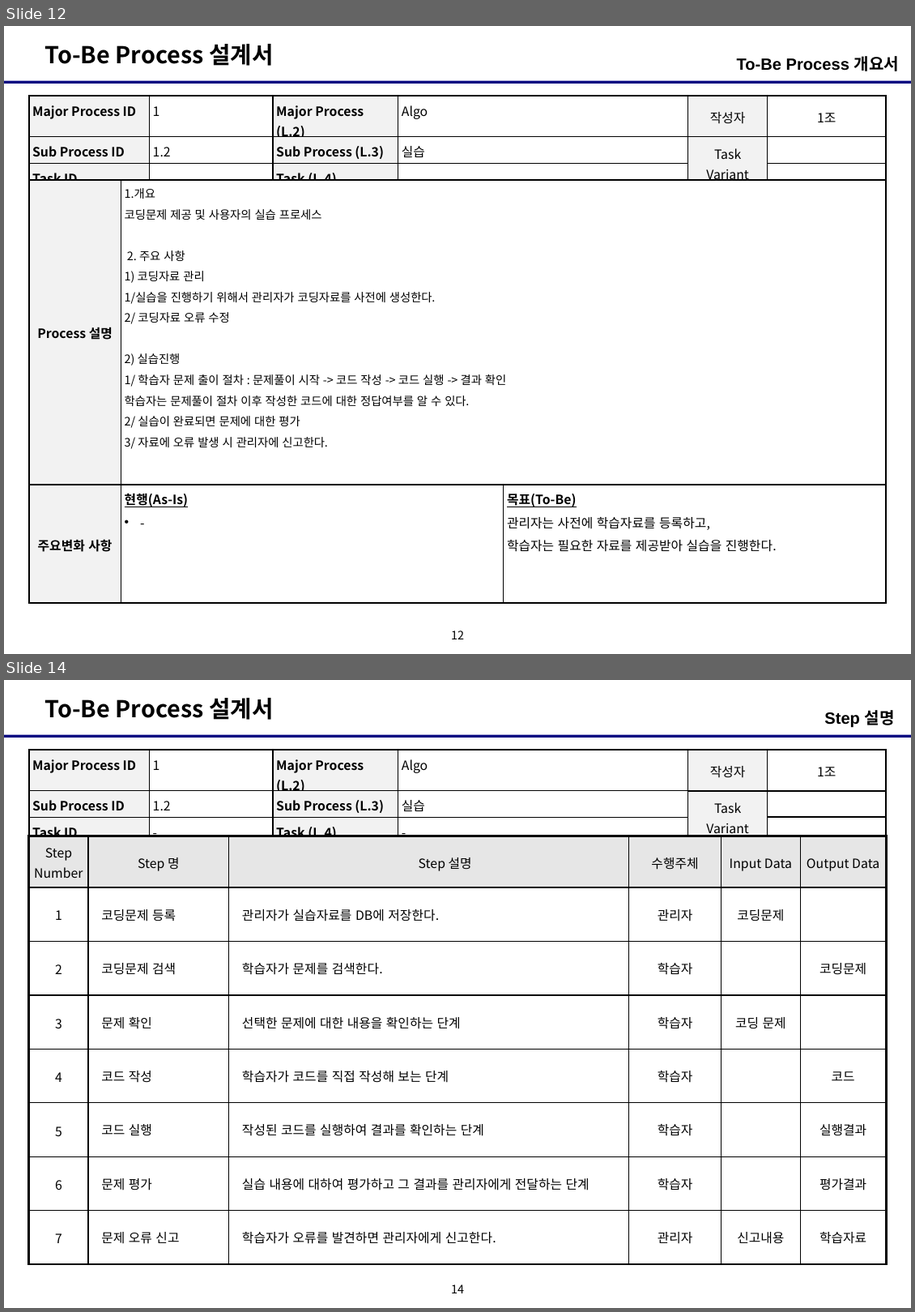
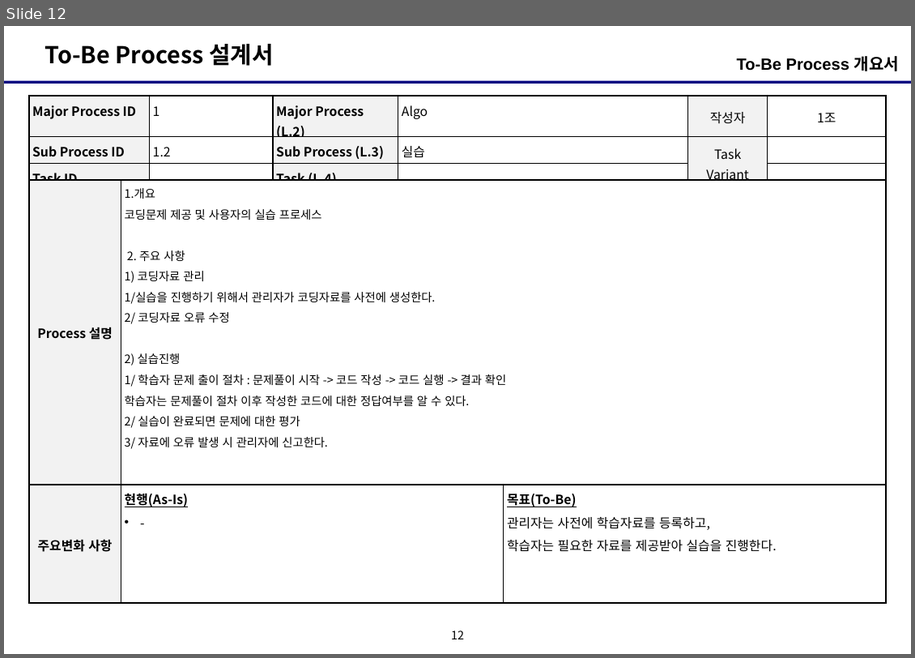
Before and after one commit to Uginim/JavaSWEngineeringCourse, a slide deck: documents/팀프로젝트/팀구성_개발일정_DB설계/프로세스설계서_200219_1221.pptx. Shown one above the other, each under a label of ours: slides 12 and 14 before the commit, slide 12 after it; the slides between them are not shown. The pictures are 915x1312 and 915x658 pixels, drawn with LibreOffice and Linux fonts; fonts in the diff are those of the drawing. Boxes give left, top, right and bottom in pixels: in the first picture for what was removed or moved away, otherwise in the second. Text is boxed around its words. In the diff, an @@ line names an element or a change of style, - is before the commit and + after.

Commit message:
doc: 2020-02-20 공부한 내용 추가

```diff
--- a/documents/팀프로젝트/팀구성_개발일정_DB설계/프로세스설계서_200219_1221.pptx
+++ b/documents/팀프로젝트/팀구성_개발일정_DB설계/프로세스설계서_200219_1221.pptx
@@ slide 14 removed at (4, 680, 911, 1308), background #FFFFFF; not listed: 3 template elements that a slide beside it also shows @@
@@ text removed at (825, 710, 895, 727) @@
-Step 설명
@@ table removed at (29, 750, 887, 840), 3 rows, 6 columns @@
-Major Process ID | 1 | Major Process (L.2) | Algo | 작성자 | 1조
-Sub Process ID | 1.2 | Sub Process (L.3) | 실습 | Task Variant | 
-Task ID | - | Task (L.4) | - |  | 
@@ table removed at (29, 836, 886, 1265), 8 rows, 6 columns @@
-Step Number | Step 명 | Step 설명 | 수행주체 | Input Data | Output Data
-1 | 코딩문제 등록 | 관리자가 실습자료를 DB에 저장한다. | 관리자 | 코딩문제 | 
-2 | 코딩문제 검색 | 학습자가 문제를 검색한다. | 학습자 |  | 코딩문제
-3 | 문제 확인 | 선택한 문제에 대한 내용을 확인하는 단계 | 학습자 | 코딩 문제 | 
-4 | 코드 작성 | 학습자가 코드를 직접 작성해 보는 단계 | 학습자 |  | 코드
-5 | 코드 실행 | 작성된 코드를 실행하여 결과를 확인하는 단계 | 학습자 |  | 실행결과
-6 | 문제 평가 | 실습 내용에 대하여 평가하고 그 결과를 관리자에게 전달하는 단계 | 학습자 |  | 평가결과
-7 | 문제 오류 신고 | 학습자가 오류를 발견하면 관리자에게 신고한다. | 관리자 | 신고내용 | 학습자료
```
Also in this commit, not shown: 2 other slides removed, 17 other files.
